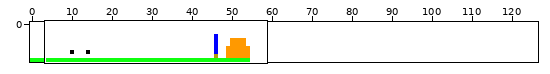
Sprite sheet: levels/levels/l-1.png. Above: a wide view before the commit, with the close-up outlined.
Close-up. Before the commit:
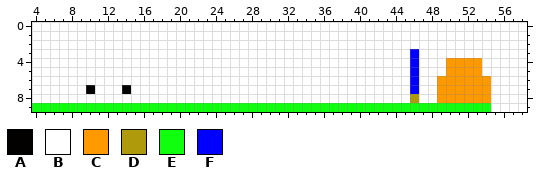
The file is 127x10 pixels. Colours within 5 levels of each other are drawn and written as one. Shown: x 4..58, y 0..9.
Palette (. is transparent): A #030000  B #ffffff  C #ff9900  D #af9a0c  E #0fff0f  F #0000ff
Pixels before, first column x 4:
 0 BBBBBBBBBBBBBBBBBBBBBBBBBBBBBBBBBBBBBBBBBBBBBBBBBBBBBBB
 1 BBBBBBBBBBBBBBBBBBBBBBBBBBBBBBBBBBBBBBBBBBBBBBBBBBBBBBB
 2 BBBBBBBBBBBBBBBBBBBBBBBBBBBBBBBBBBBBBBBBBBBBBBBBBBBBBBB
 3 BBBBBBBBBBBBBBBBBBBBBBBBBBBBBBBBBBBBBBBBBBFBBBBBBBBBBBB
 4 BBBBBBBBBBBBBBBBBBBBBBBBBBBBBBBBBBBBBBBBBBFBBBCCCCBBBBB
 5 BBBBBBBBBBBBBBBBBBBBBBBBBBBBBBBBBBBBBBBBBBFBBBCCCCBBBBB
 6 BBBBBBBBBBBBBBBBBBBBBBBBBBBBBBBBBBBBBBBBBBFBBCCCCCCBBBB
 7 BBBBBBABBBABBBBBBBBBBBBBBBBBBBBBBBBBBBBBBBFBBCCCCCCBBBB
 8 BBBBBBBBBBBBBBBBBBBBBBBBBBBBBBBBBBBBBBBBBBDBBCCCCCCBBBB
 9 EEEEEEEEEEEEEEEEEEEEEEEEEEEEEEEEEEEEEEEEEEEEEEEEEEEBBBB
Once edited:
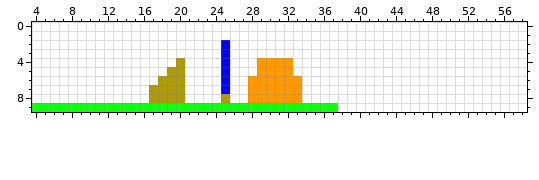
The exact change:
Changed rows in their new state; - is an unchanged pixel.
first column x 10:
 2 ---------------F-----------------------------
 3 ---------------F--------------------B--------
 4 ----------D----F---CCCC-------------B---BBBB-
 5 ---------DD----F---CCCC-------------B---BBBB-
 6 --------DDD----F--CCCCCC------------B--BBBBBB
 7 B---B--DDDD----F--CCCCCC------------B--BBBBBB
 8 -------DDDD----D--CCCCCC------------B--BBBBBB
 9 ----------------------------BBBBBBBBBBBBBBBBB
Where, in picture pixels (left, top, right, bottom), the same in both close-ups:
changed: (221, 40, 302, 103)
changed: (338, 49, 491, 112)
changed: (86, 58, 185, 103)
